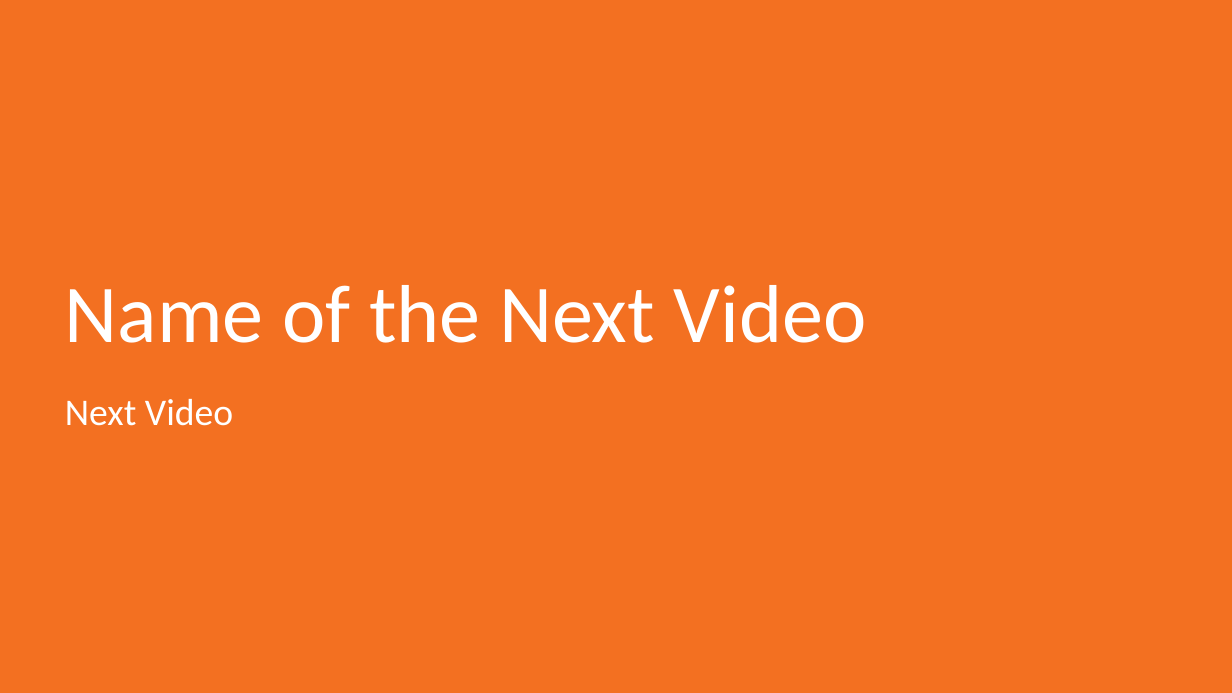
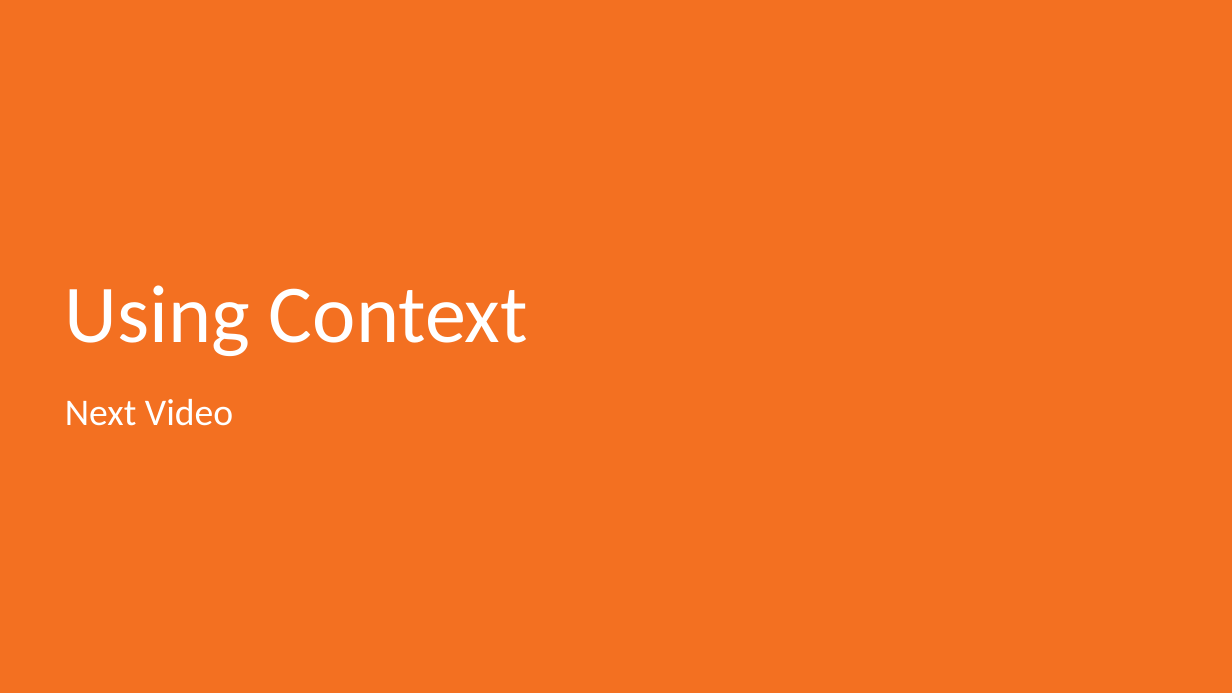
Before and after one commit to sslotsky/next-scripts, a slide deck: slide 3 of video-2.2/2.2.odp (slide 10 before the commit). Drawn at 1232x693 pixels with LibreOffice and Linux fonts; fonts in the diff are those of the drawing; background and template pictures are left out. Boxes give left, top, right and bottom in pixels: in the first picture for what was removed or moved away, otherwise in the second. Text is boxed around its words. In the diff, an @@ line names an element or a change of style, - is before the commit and + after.

Commit message:
Video 3.1

```diff
--- a/video-2.2/2.2.odp
+++ b/video-2.2/2.2.odp
@@ title at [65, 285, 528, 356]: text changed @@
-Name of the Next Video
+Using Context
```
Also in this commit, not shown: 7 slides removed, 10 other files.
